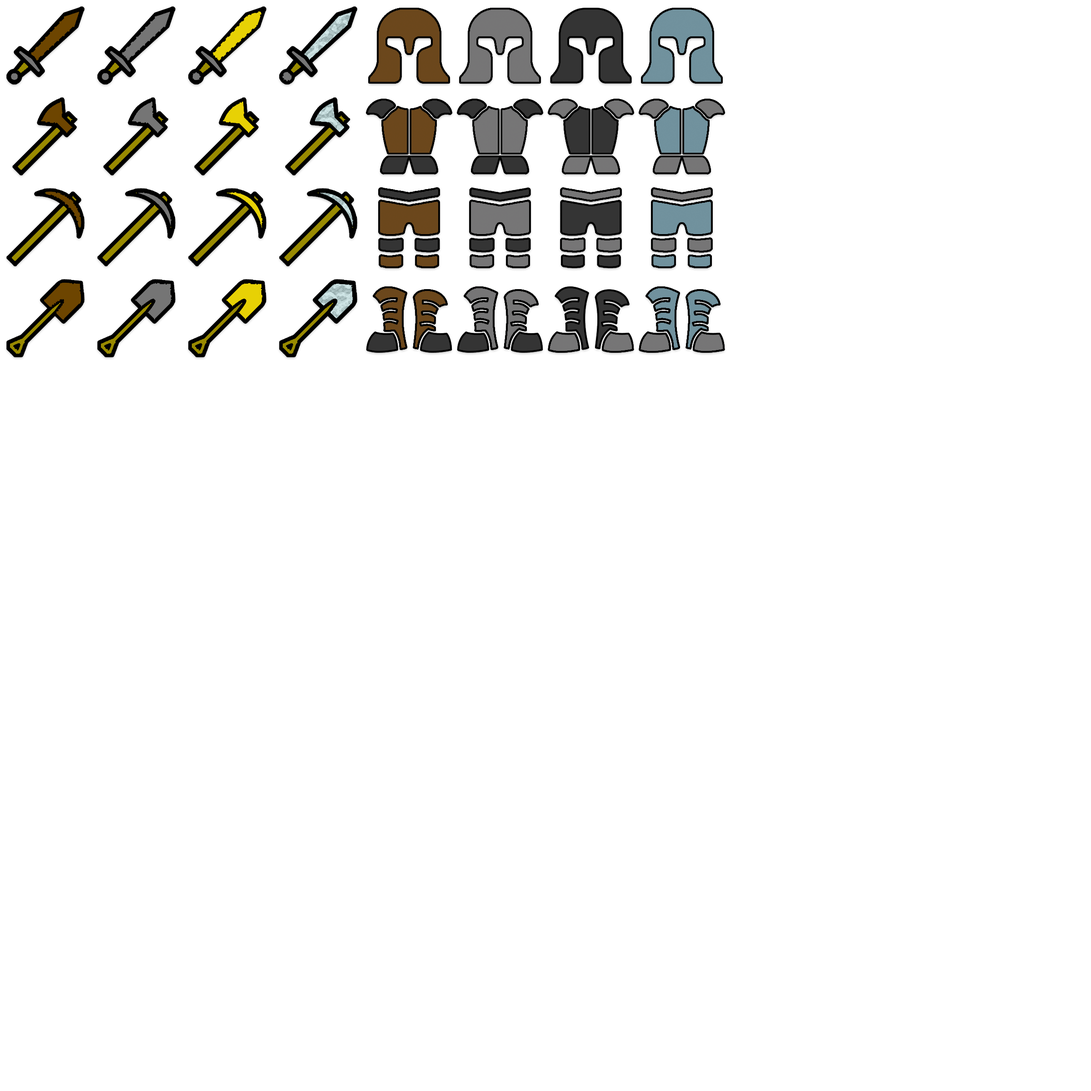
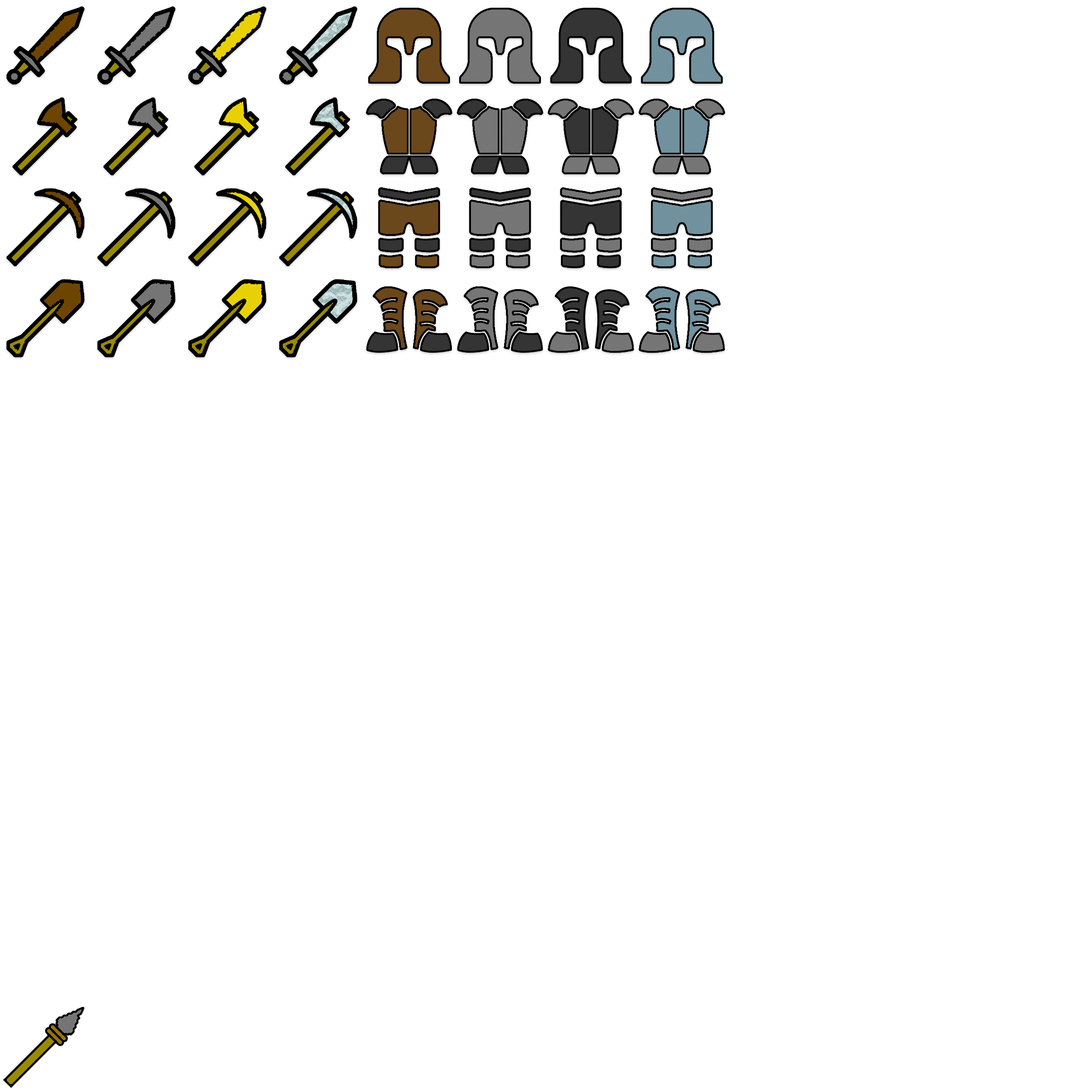
The second 1091×1091 image is a revision of the first. Changes to its layers:
added layer "Layer 4" above "Layer 1" over [3, 1007, 85, 1089]
